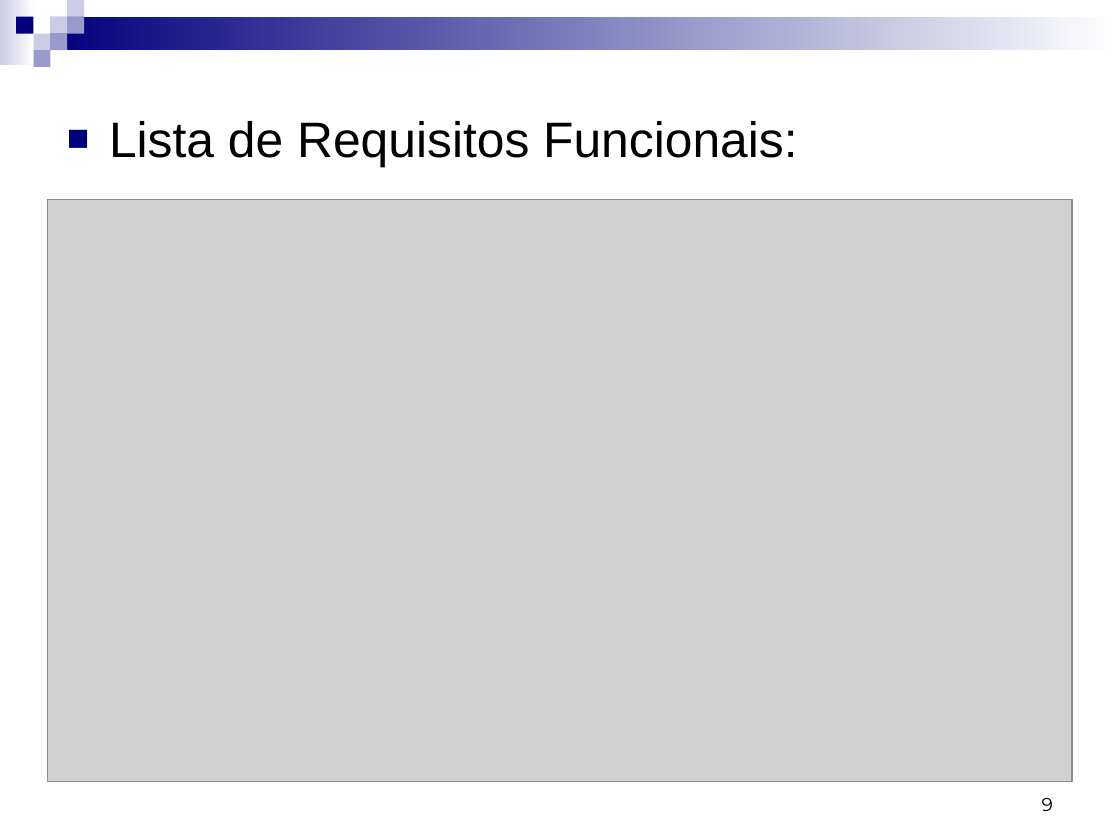
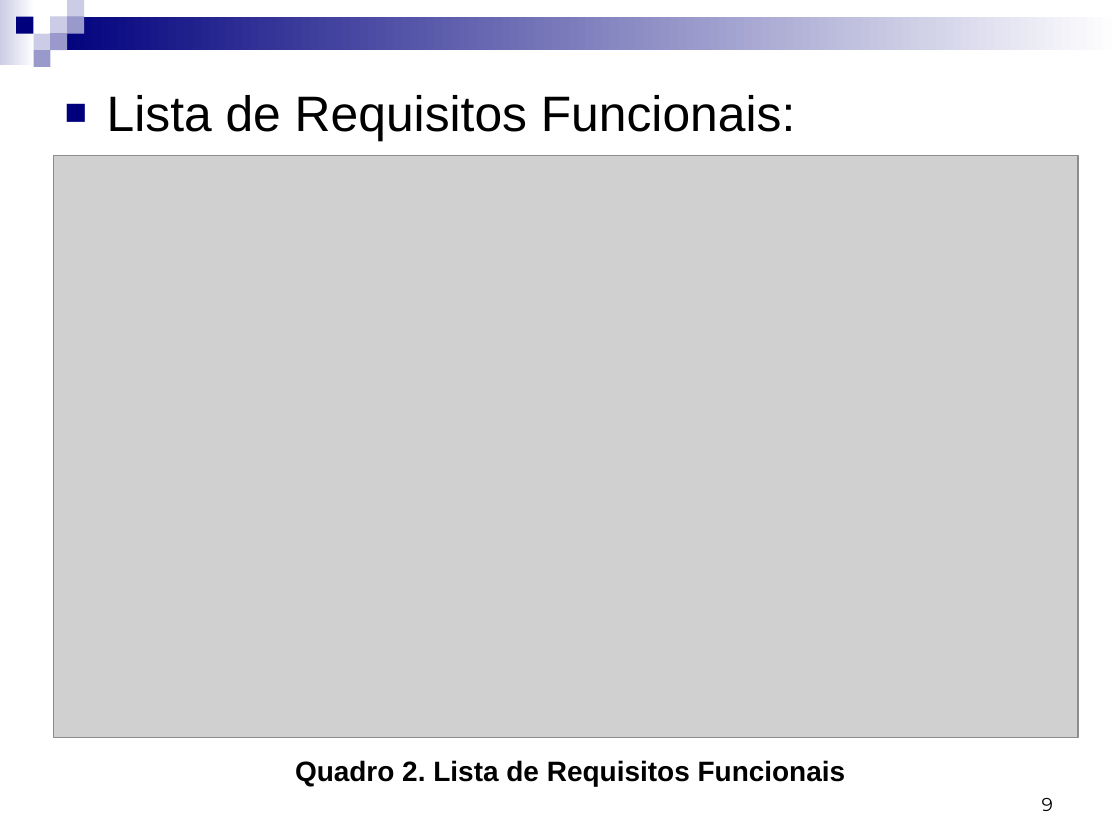
Before and after one commit to Gabrielfgrd/CamaraRB, a slide deck: slide 9 of Documentos/Documentos das aulas/Apresentação para o dia 06.ppt. Drawn at 1120x840 pixels with LibreOffice and Linux fonts; fonts in the diff are those of the drawing; grey boxes stand for pictures. Boxes give left, top, right and bottom in pixels: in the first picture for what was removed or moved away, otherwise in the second. Text is boxed around its words. In the diff, an @@ line names an element or a change of style, - is before the commit and + after.

```diff
--- a/Documentos/Documentos das aulas/Apresentação para o dia 06.ppt
+++ b/Documentos/Documentos das aulas/Apresentação para o dia 06.ppt
@@ text "Lista de Requisitos Funcionais:" moved from (x1=109, y1=121, x2=797, y2=168) to (x1=107, y1=95, x2=795, y2=141) @@
@@ picture moved from (x1=48, y1=199, x2=1073, y2=782) to (x1=54, y1=156, x2=1079, y2=738) @@
@@ text added at (x1=295, y1=760, x2=846, y2=786), 18 pt, text #000000, bold @@
+Quadro 2. Lista de Requisitos Funcionais
```
Also in this commit, not shown: 4 other slides changed, 6 other files.
